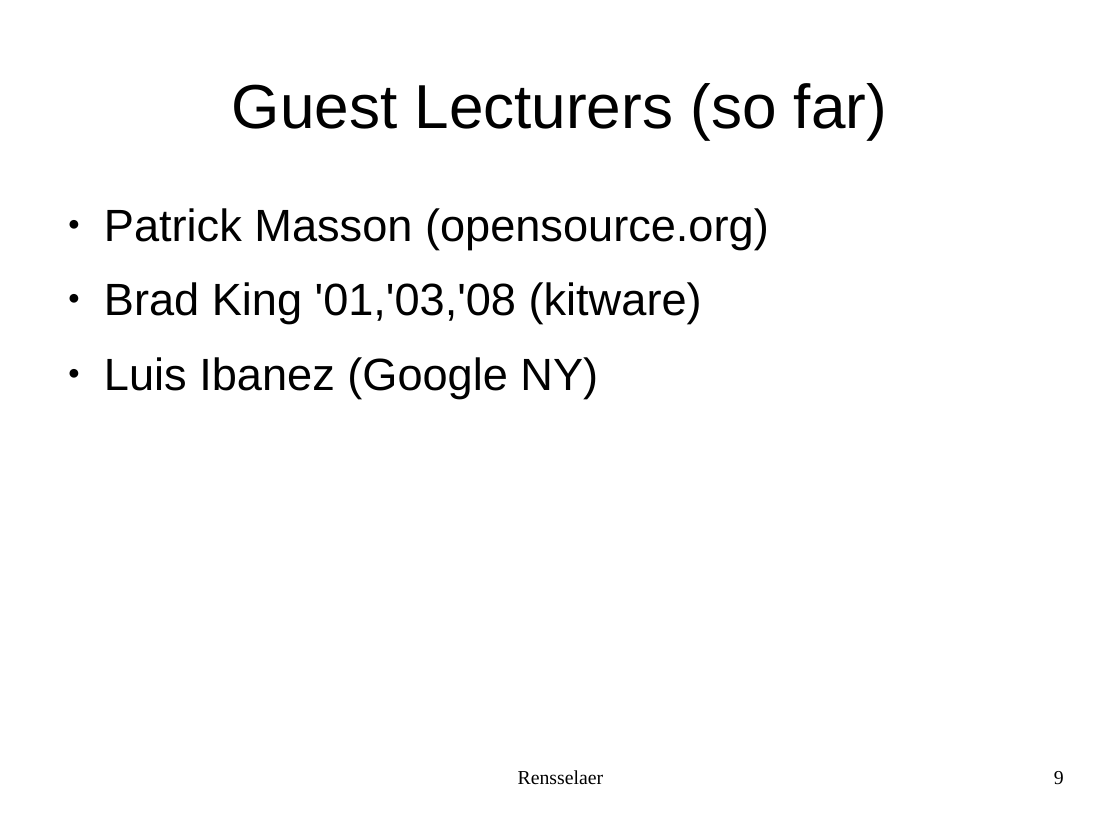
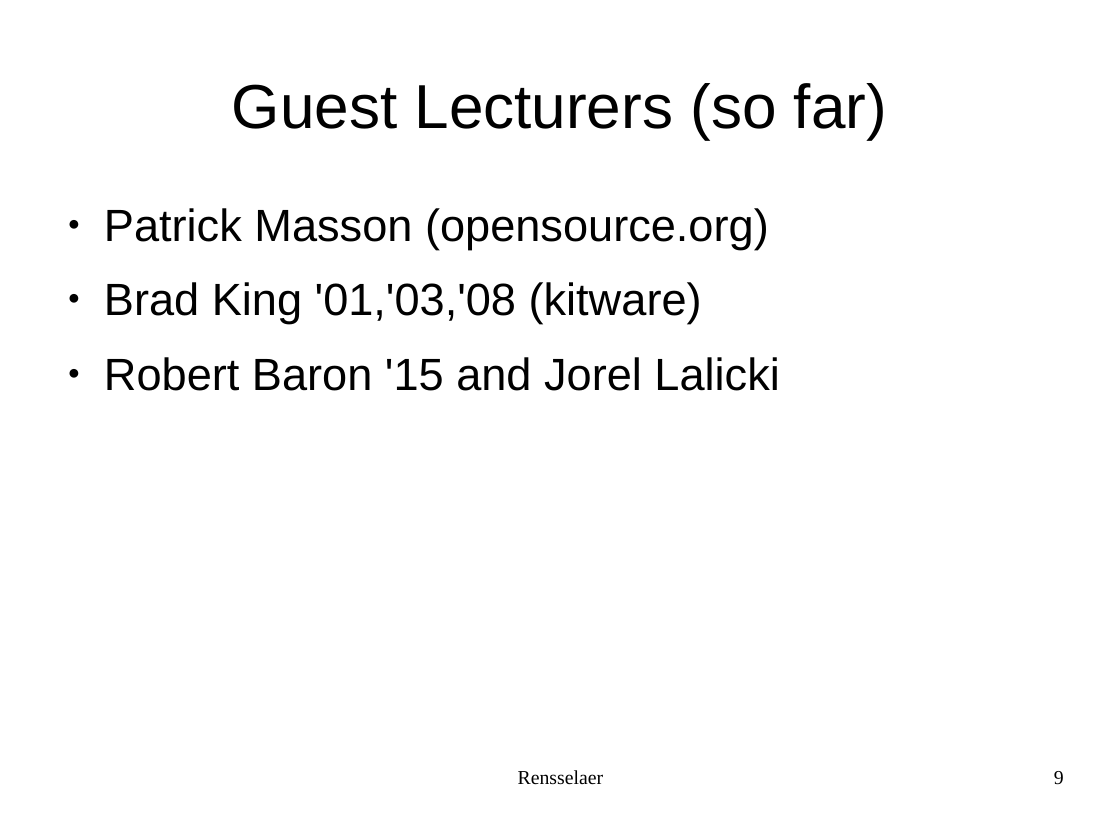
Before and after one commit to rcos/CSCI2963-01, a slide deck: slide 9 of Lectures/Lecture-1-1.odp. Drawn at 1120x840 pixels with LibreOffice and Linux fonts; fonts in the diff are those of the drawing. Boxes give left, top, right and bottom in pixels: in the first picture for what was removed or moved away, otherwise in the second. Text is boxed around its words. In the diff, an @@ line names an element or a change of style, - is before the commit and + after.

```diff
--- a/Lectures/Lecture-1-1.odp
+++ b/Lectures/Lecture-1-1.odp
@@ text at (104,357,779,391): text changed @@
-● Luis Ibanez (Google NY)
+● Robert Baron '15 and Jorel Lalicki
```
Also in this commit, not shown: 3 other slides changed, 3 other files.
